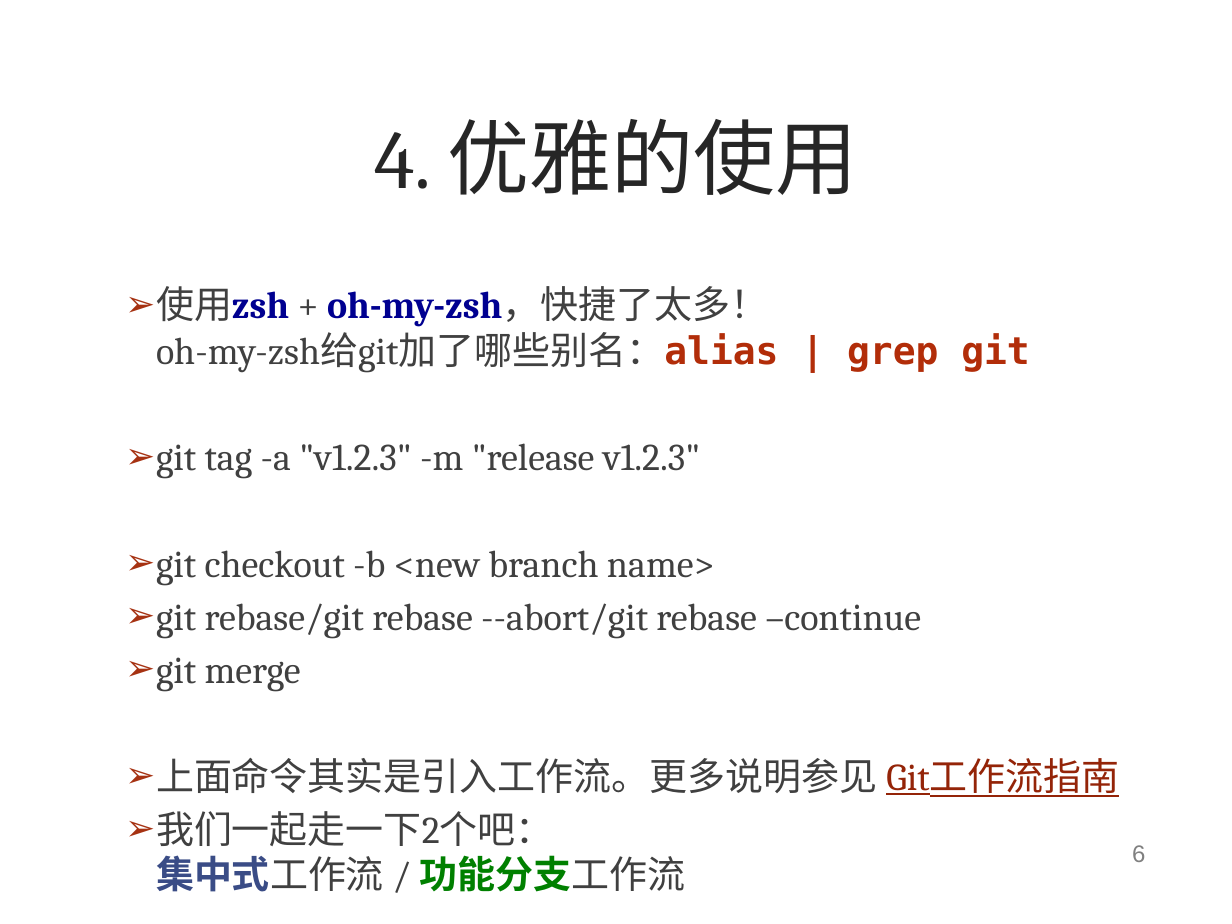
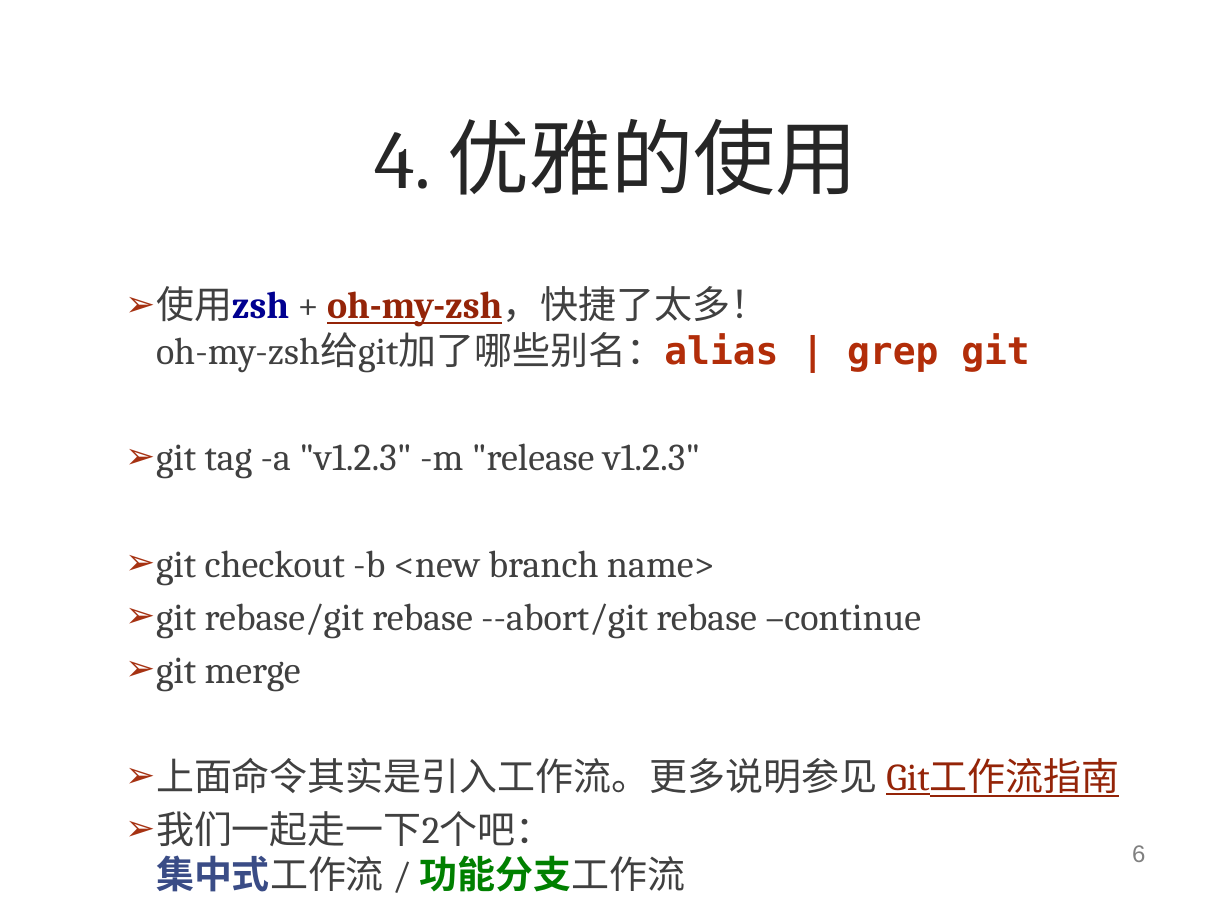
Before and after one commit to oldratlee/software-practice-thoughts, a slide deck: slide 7 of git/git-gitlab-usage.pptx. Drawn at 1232x924 pixels with LibreOffice and Linux fonts; fonts in the diff are those of the drawing; background and template pictures are left out. Boxes give left, top, right and bottom in pixels: in the first picture for what was removed or moved away, otherwise in the second. Text is boxed around its words. In the diff, an @@ line names an element or a change of style, - is before the commit and + after.

```diff
--- a/git/git-gitlab-usage.pptx
+++ b/git/git-gitlab-usage.pptx
@@ text at (156, 286, 1030, 372): text colour #000090 to #942408, underline on in "oh-my-zsh，快捷了太多！" @@
```
Also in this commit, not shown: 5 other slides changed, 1 slide added.
